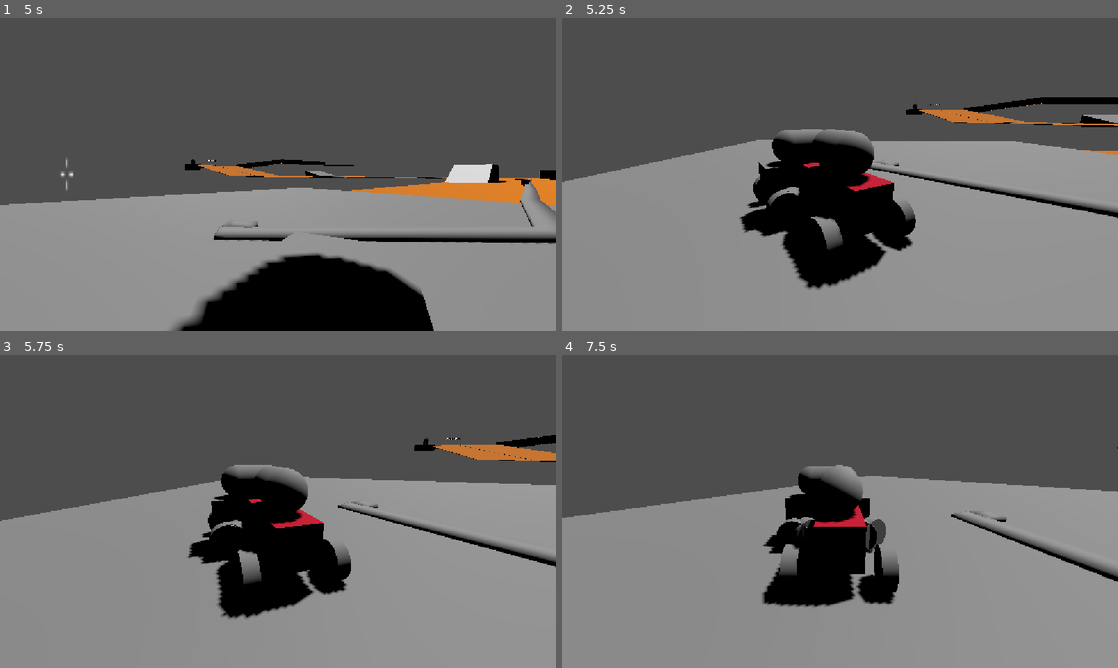
Above: before the commit, frames 1-4 (two rows, left to right).
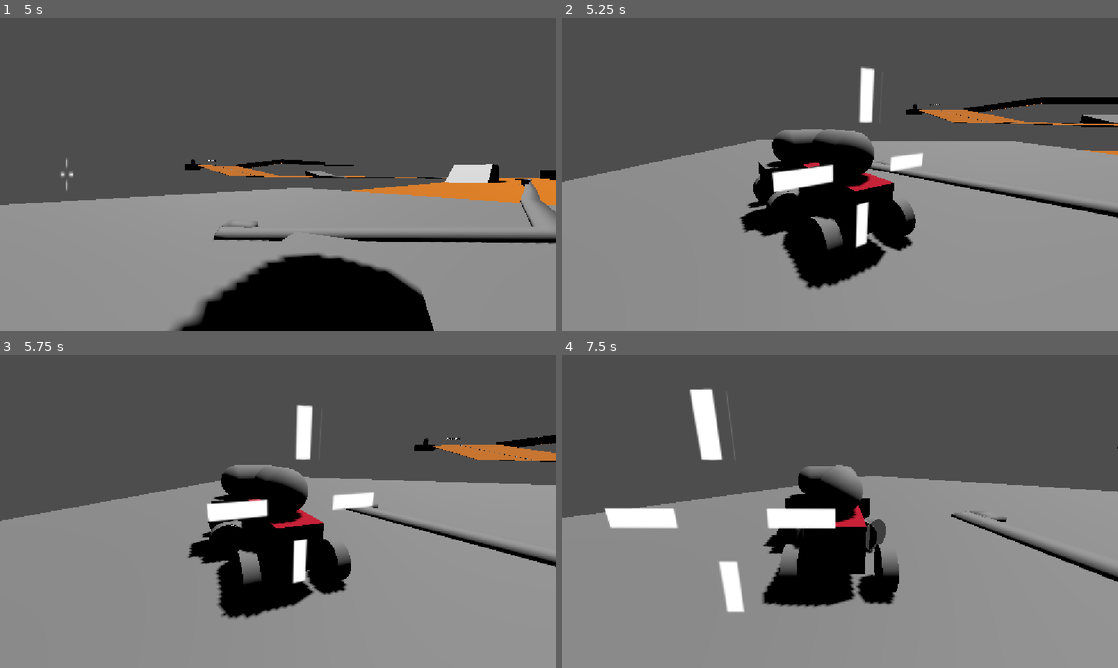
Above: after the commit, the same moments.

Repository: MauroEscalante-Hub/Linea-San-Gnomo
Game: Godot game, scene res://Escenas/grayboxing/grayboxing_escenario1.tscn
Same seed, same stepped clock (60 frames per second), same inputs: the game is played once before the commit and once after it.
Inputs (mouse positions are in pixels of both pictures, inside the frame that each line leads up to):
- Up to frame 1 (5 s): move the mouse to (400, 158) at 0.52 s; hold D (derecha) 0.53-1.28 s; right-click (400, 158) at 0.6 s; move the mouse to (166, 190) at 1.27 s; hold A (izquierda) 1.28-2.03 s; tap E (cambiar_de_auto) at 1.35 s; move the mouse to (333, 105) at 2.02 s; hold D (derecha) 2.03-2.78 s; click (333, 105) at 2.1 s; move the mouse to (250, 237) at 2.77 s; hold W (avanzar) 2.78-3.53 s; tap S (frenar) at 2.85 s; move the mouse to (444, 221) at 3.52 s; hold A (izquierda) from 3.53 s (still down); tap Middle mouse button (gancho) at 3.6 s; move the mouse to (111, 127) at 4.27 s; right-click (111, 127) at 4.35 s
- Up to frame 2 (5.25 s): keep holding A (izquierda); move the mouse to (867, 174) at 5.02 s; tap E (cambiar_de_auto) at 5.1 s
- Up to frame 3 (5.75 s): keep holding A (izquierda)
- Up to frame 4 (7.5 s): move the mouse to (756, 433) at 5.77 s; release A (izquierda) at 5.78 s; hold D (derecha) 5.78-6.53 s; click (756, 433) at 5.85 s; move the mouse to (962, 495) at 6.52 s; hold W (avanzar) 6.53-7.28 s; tap S (frenar) at 6.6 s; move the mouse to (728, 527) at 7.27 s; hold D (derecha) from 7.28 s (still down); tap Middle mouse button (gancho) at 7.35 s

Frame 1 is identical in both runs. In frame 2, 1.7% of the frame differs, in the area x 37-65%, y 15-74%; in frame 3, 1.9%; in frame 4, 3.1%, in the area x 7-50%, y 10-82%.

Commit message:
ahora cuando salto al enemigo tambien se puede apuntar

Diff:
--- a/Escenas/enemigos/enemigo_base.gd
+++ b/Escenas/enemigos/enemigo_base.gd
@@ -13,6 +13,7 @@
 @onready var camara = $camara
 @onready var engine_power = 25.0
 @onready var arma_ = $Arma
+@onready var arma_de_jugador = $Arma_de_jugador
 
 func _ready() -> void:
 	area_del_vehiculo.vehiculo_encontrado.connect(_on_vehiculo_encontrado)
@@ -42,12 +43,14 @@
 	camara.activate()
 	gancho.activate()
 	arma_.desactivate()
+	arma_de_jugador.activate()
 func become_npc() -> void:
 	control_del_jugador.deactivate()
 	movimiento.movimineto_desactivado()
 	camara.deactivate()
 	gancho.desactivate()
 	arma_.activate()
+	arma_de_jugador.desactivate()
 
 func _on_vehiculo_encontrado(nuevo_auto: VehicleBody3D) -> void:
 	control_del_jugador.nuevo_vehiculo = nuevo_auto
--- a/Escenas/enemigos/enemigo_base.tscn
+++ b/Escenas/enemigos/enemigo_base.tscn
@@ -8,6 +8,7 @@
 [ext_resource type="PackedScene" uid="uid://bhw4fsf0ug2a3" path="res://escenas/componentes/gancho/ganchocontrol.tscn" id="7_n8v6m"]
 [ext_resource type="PackedScene" uid="uid://cu0nveryf7yao" path="res://escenas/componentes/gancho/soga.tscn" id="8_nvaha"]
 [ext_resource type="PackedScene" uid="uid://db0xp4k6m2u8a" path="res://escenas/componentes/arma/arma.tscn" id="8_qt12g"]
+[ext_resource type="PackedScene" uid="uid://w5tekxfxwx1x" path="res://escenas/componentes/arma/arma_de_jugador.tscn" id="9_f01sq"]
 
 [sub_resource type="StandardMaterial3D" id="StandardMaterial3D_cqhb5"]
 albedo_color = Color(0.7952375, 0, 0.17623618, 1)
@@ -112,3 +113,6 @@
 [node name="Arma" parent="." unique_id=192237572 node_paths=PackedStringArray("player") instance=ExtResource("8_qt12g")]
 transform = Transform3D(1, 0, 0, 0, 1, 0, 0, 0, 1, 0, 1.0233383, 0)
 player = NodePath("..")
+
+[node name="Arma_de_jugador" parent="." unique_id=396609384 instance=ExtResource("9_f01sq")]
+transform = Transform3D(1, 0, 0, 0, 1, 0, 0, 0, 1, 0, 1.0233383, 0)
